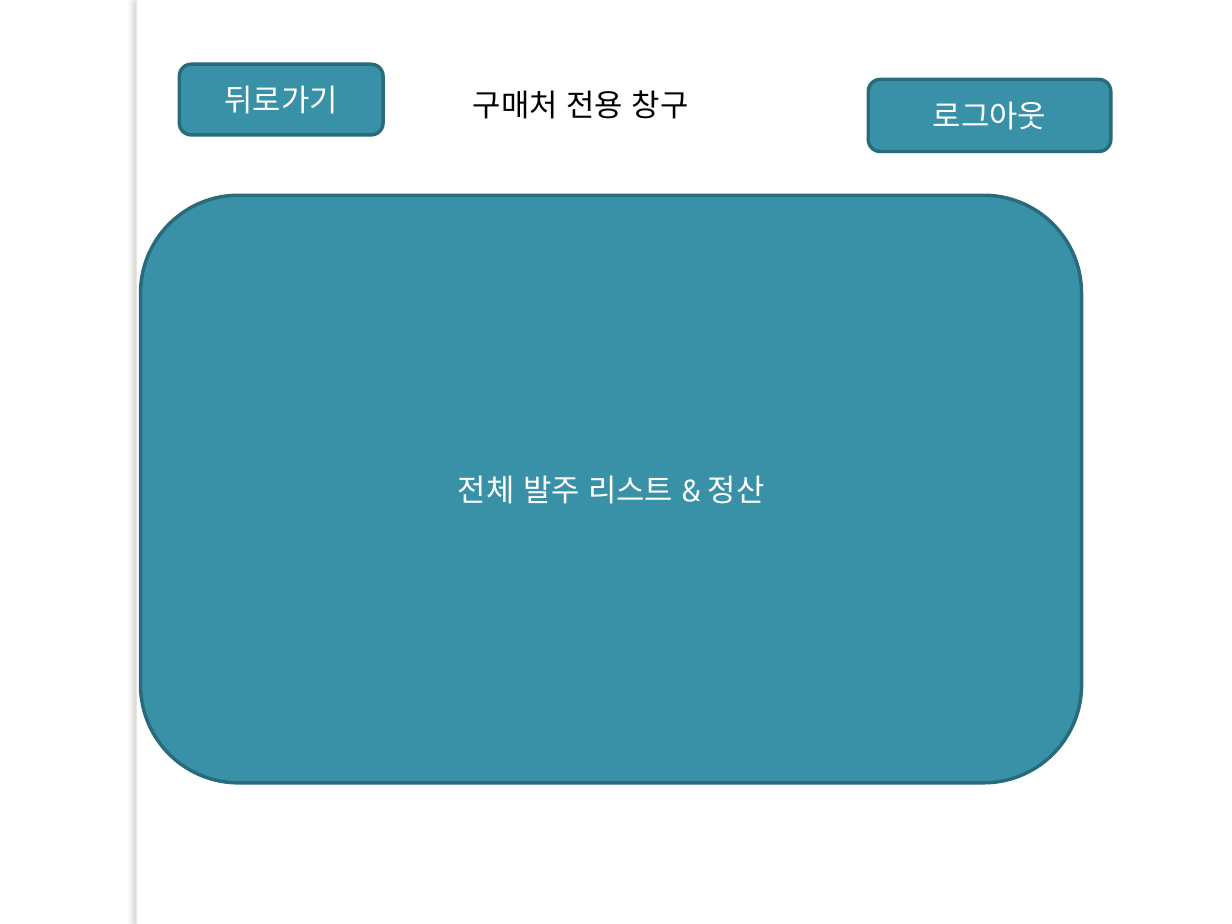
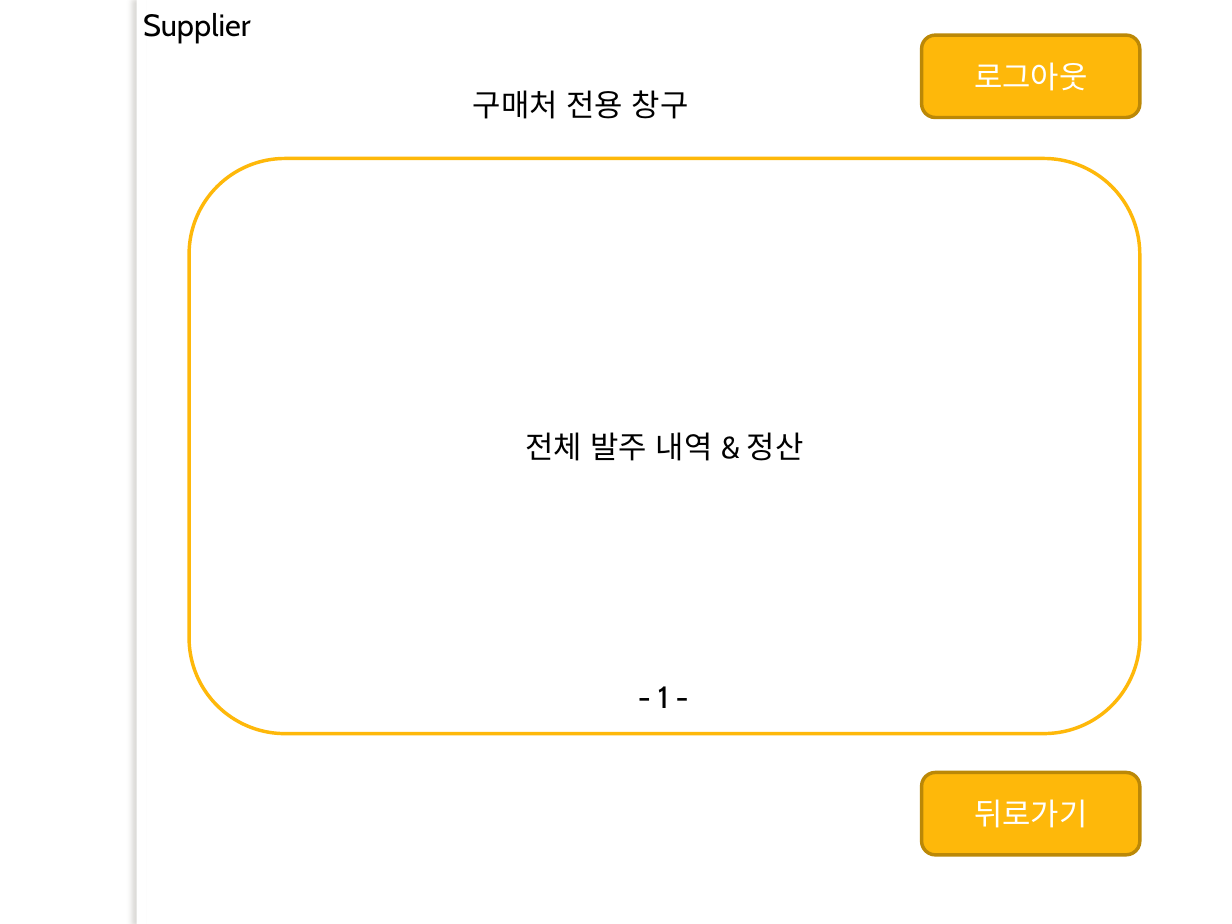
Before and after one commit to lx9203/fulfillmentBlue, a slide deck: slide 11 of 프레젠테이션1.pptx (slide 12 before the commit). Drawn at 1232x924 pixels with LibreOffice and Linux fonts; fonts in the diff are those of the drawing; background and template pictures are left out. Boxes give left, top, right and bottom in pixels: in the first picture for what was removed or moved away, otherwise in the second. Text is boxed around its words. In the diff, an @@ line names an element or a change of style, - is before the commit and + after.

```diff
--- a/프레젠테이션1.pptx
+++ b/프레젠테이션1.pptx
@@ text added at (x1=143, y1=13, x2=251, y2=43), 18 pt, text #000000 @@
+Supplier
@@ rounded rectangle "로그아웃" resized from (x1=869, y1=79, x2=1111, y2=152) to (x1=922, y1=36, x2=1140, y2=118) @@
@@ rounded rectangle "로그아웃" at (x1=922, y1=36, x2=1140, y2=118): fill #3891A7 to #FEB80A; outline #296B7C 2 pt to #BC8807 2 pt @@
@@ rounded rectangle "전체 발주 내역 & 정산" resized from (x1=140, y1=195, x2=1082, y2=782) to (x1=190, y1=159, x2=1141, y2=734) @@
@@ rounded rectangle "전체 발주 내역 & 정산" at (x1=190, y1=159, x2=1141, y2=734): fill #3891A7 to none; outline #296B7C 2 pt to #FEB80A 2 pt @@
@@ text in rounded rectangle at (x1=525, y1=432, x2=804, y2=461): text changed; text colour #FFFFFF to #000000 @@
-전체 발주 리스트 & 정산
+전체 발주 내역 & 정산
@@ text added at (x1=658, y1=686, x2=669, y2=708), 18 pt, text #000000 @@
+- 1 -
@@ rounded rectangle "뒤로가기" at (x1=922, y1=772, x2=1140, y2=855): fill #3891A7 to #FEB80A; outline #296B7C 2 pt to #BC8807 2 pt @@
@@ rounded rectangle "뒤로가기" resized from (x1=180, y1=64, x2=383, y2=134) to (x1=922, y1=772, x2=1140, y2=855) @@
```
Also in this commit, not shown: 9 other slides changed, 1 slide added, 2 slides removed.
